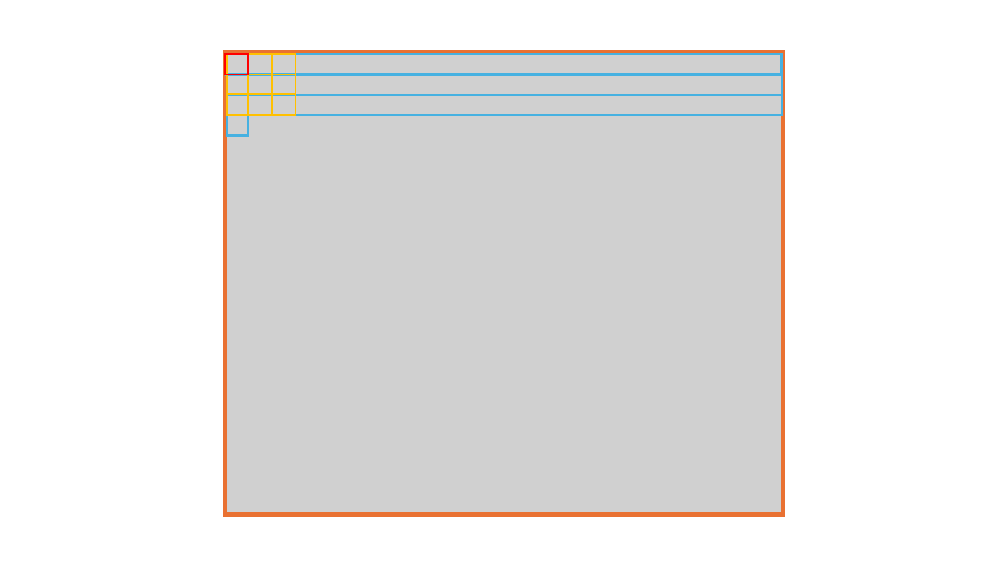
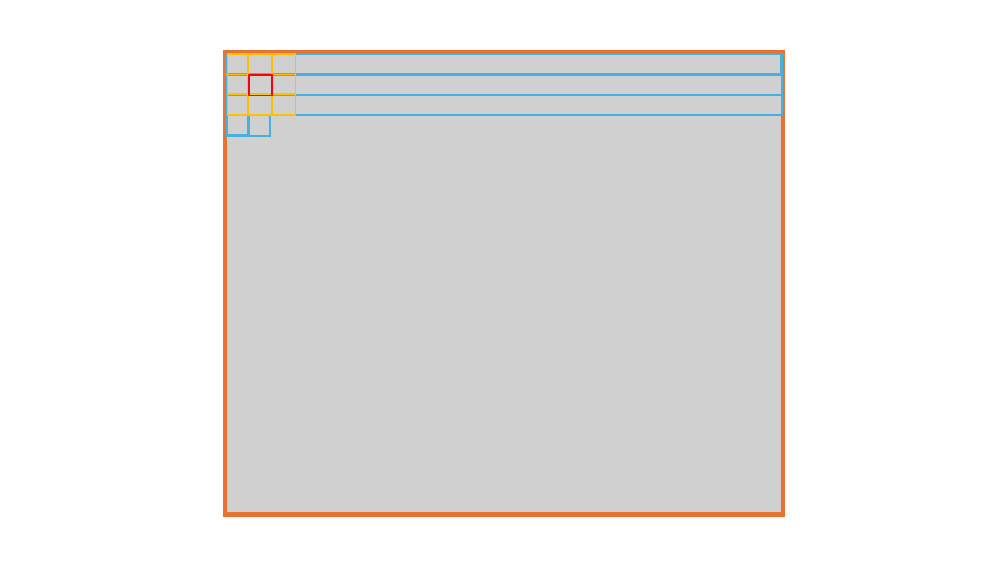
Before and after one commit to madsamtoft/G75-Didactic-SoC, a slide deck: slide 1 of assignment/SOBEL_TASK1_PP.pptx. Drawn at 1008x567 pixels with LibreOffice and Linux fonts; fonts in the diff are those of the drawing; grey boxes stand for pictures. Boxes give left, top, right and bottom in pixels: in the first picture for what was removed or moved away, otherwise in the second. Text is boxed around its words. In the diff, an @@ line names an element or a change of style, - is before the commit and + after.

```diff
--- a/assignment/SOBEL_TASK1_PP.pptx
+++ b/assignment/SOBEL_TASK1_PP.pptx
@@ rectangle: place and size @@
-rectangle at (225,54,248,74)
+rectangle at (249,75,272,95)
@@ rectangle added at (249,116,270,136), outline #46B1E1 2.25 pt @@
```
Also in this commit, not shown: 3 other slides changed, 1 slide added, 1 slide removed.
